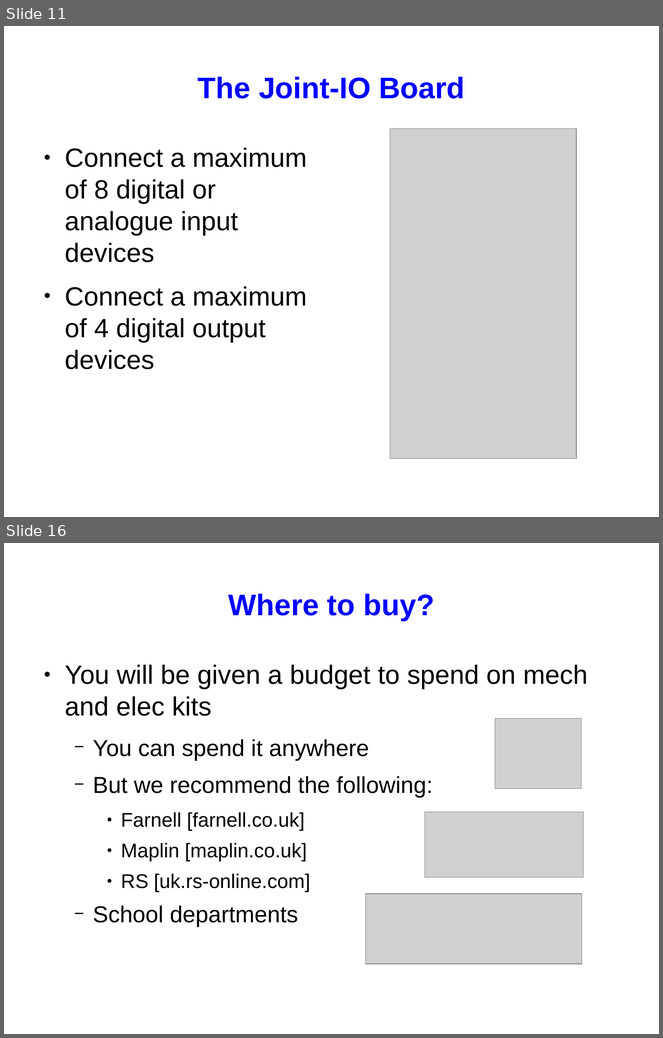
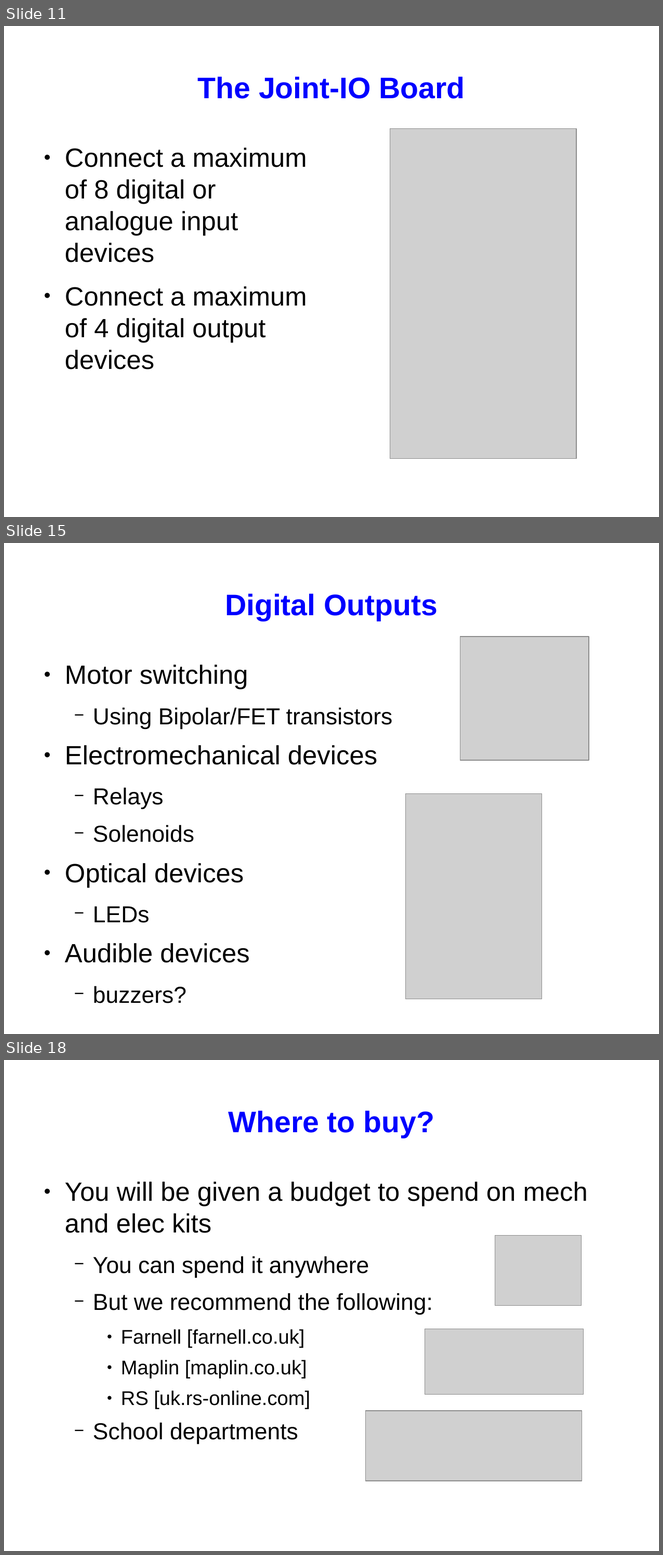
Before and after one commit to srobo/subversion-archive, a slide deck: KickStart/kickstart-08/presentations/kickstart-elec-presentation.odp. Shown one above the other, each under a label of ours: slides 11 and 16 before the commit, slides 11, 15 and 18 after it; the slides between them are not shown. The pictures are 663x1038 and 663x1555 pixels, drawn with LibreOffice and Linux fonts; fonts in the diff are those of the drawing; grey boxes stand for pictures. Boxes give left, top, right and bottom in pixels: in the first picture for what was removed or moved away, otherwise in the second. Text is boxed around its words. In the diff, an @@ line names an element or a change of style, - is before the commit and + after.

```diff
--- a/KickStart/kickstart-08/presentations/kickstart-elec-presentation.odp
+++ b/KickStart/kickstart-08/presentations/kickstart-elec-presentation.odp
@@ slide 15 added at bbox=[4, 543, 659, 1034], background #FFFFFF @@
@@ title added at bbox=[225, 593, 438, 621], 36 pt, text #0000FF, bold @@
+Digital Outputs
@@ picture added at bbox=[461, 637, 590, 760] @@
@@ text added at bbox=[65, 665, 393, 963], 32 pt, text #000000 @@
+● Motor switching
+  − Using Bipolar/FET transistors
+● Electromechanical devices
+  − Relays
+  − Solenoids
+● Optical devices
+  − LEDs
+● Audible devices
+  − buzzers?
@@ picture added at bbox=[406, 794, 543, 1000] @@
@@ what was slide 16 is now slide 18 @@
```
Also in this commit, not shown: 6 slides changed, 3 other slides added, 2 slides removed.
